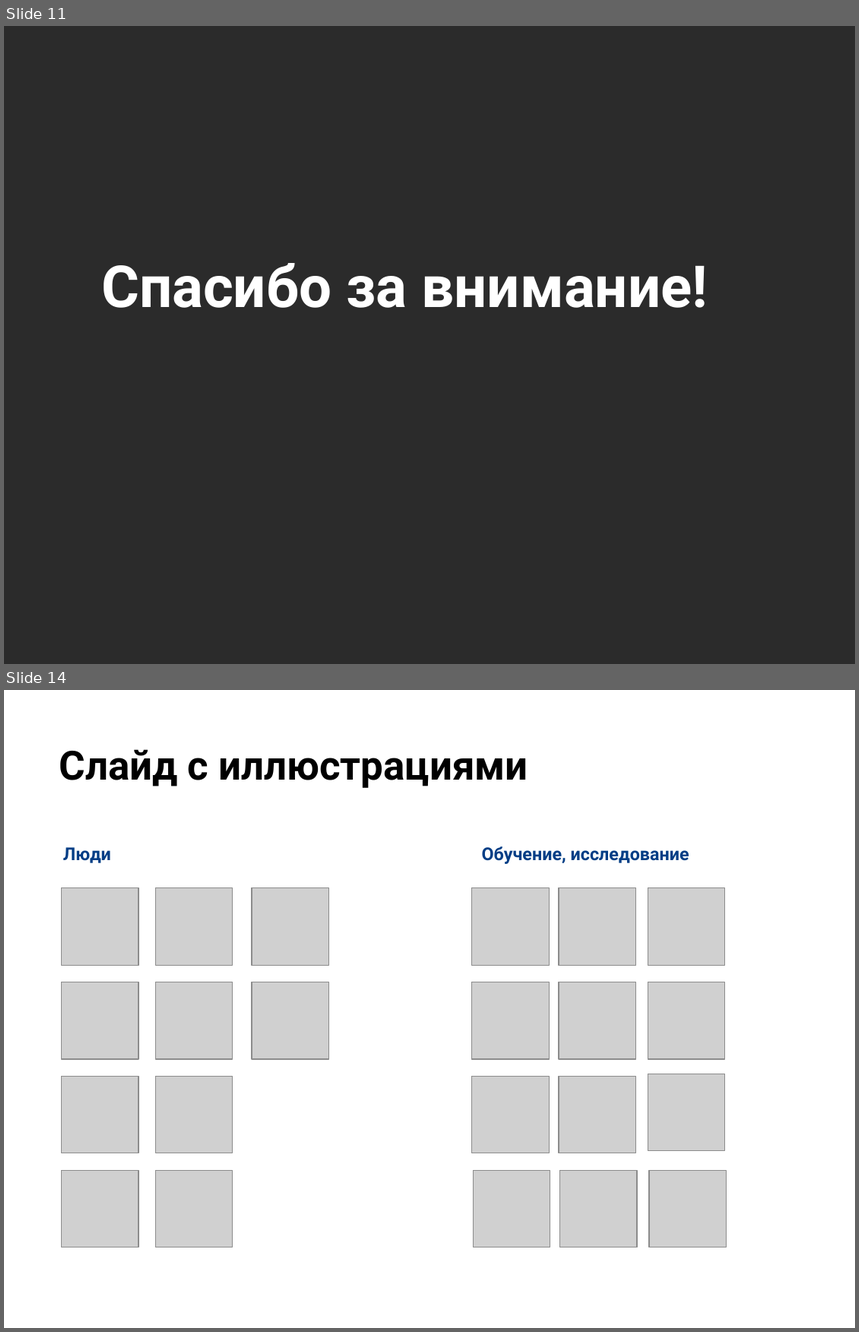
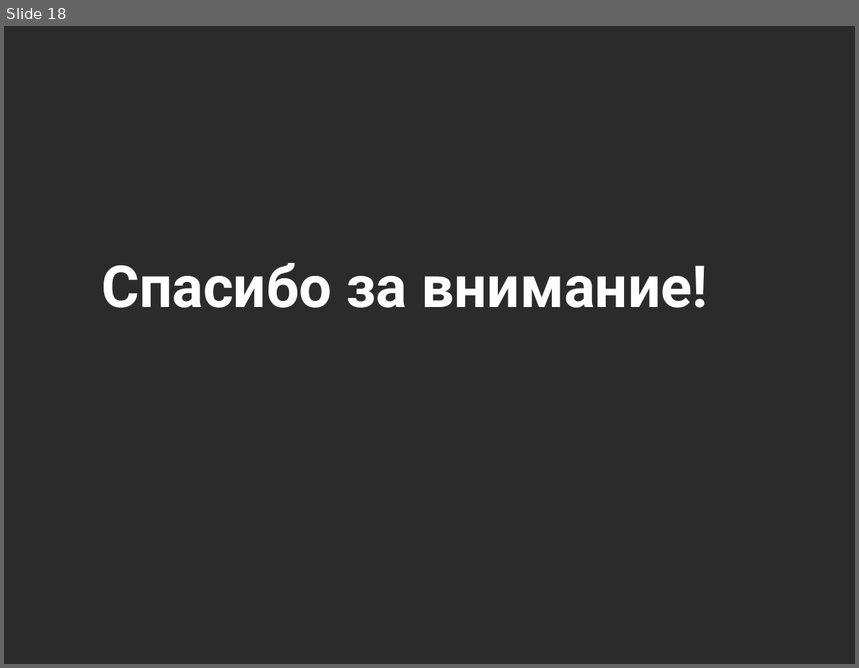
Before and after one commit to christina-gorina/microservices-otus-study, a slide deck: final/marketplace-orders/files/presentation/Презентация.pptx. Shown one above the other, each under a label of ours: slides 11 and 14 before the commit, slide 18 after it; the slides between them are not shown. The pictures are 859x1332 and 859x668 pixels, drawn with LibreOffice and Linux fonts; fonts in the diff are those of the drawing; grey boxes stand for pictures; background and template pictures are left out; a plain dark background stands for a picture behind light text. Boxes give left, top, right and bottom in pixels: in the first picture for what was removed or moved away, otherwise in the second. Text is boxed around its words. In the diff, an @@ line names an element or a change of style, - is before the commit and + after.

```diff
--- a/final/marketplace-orders/files/presentation/Презентация.pptx
+++ b/final/marketplace-orders/files/presentation/Презентация.pptx
@@ slide 14 removed at [4,690,855,1328], background picture (left out) @@
@@ title removed at [59,749,528,788] @@
-Слайд с иллюстрациями
@@ subtitle removed at [63,847,111,863] @@
-Люди
@@ subtitle removed at [482,847,690,864] @@
-Обучение, исследование
@@ picture removed at [62,888,139,966] @@
@@ picture removed at [155,888,233,966] @@
@@ picture removed at [252,888,329,966] @@
@@ picture removed at [472,888,550,966] @@
@@ picture removed at [559,888,636,966] @@
@@ picture removed at [648,888,726,966] @@
@@ picture removed at [62,982,139,1059] @@
@@ picture removed at [155,982,233,1059] @@
@@ picture removed at [252,982,329,1059] @@
@@ picture removed at [472,982,550,1059] @@
@@ picture removed at [559,982,636,1059] @@
@@ picture removed at [648,982,726,1059] @@
@@ picture removed at [62,1076,139,1154] @@
@@ picture removed at [155,1076,233,1154] @@
@@ picture removed at [472,1076,550,1154] @@
@@ picture removed at [559,1076,636,1154] @@
@@ picture removed at [648,1074,726,1151] @@
@@ picture removed at [62,1170,139,1248] @@
@@ picture removed at [155,1170,233,1248] @@
@@ picture removed at [473,1170,550,1248] @@
@@ picture removed at [560,1170,637,1248] @@
@@ picture removed at [649,1170,727,1248] @@
@@ what was slide 11 is now slide 18 @@
```
Also in this commit, not shown: 3 slides changed, 9 slides added, 9 other slides removed, 2 other files.
